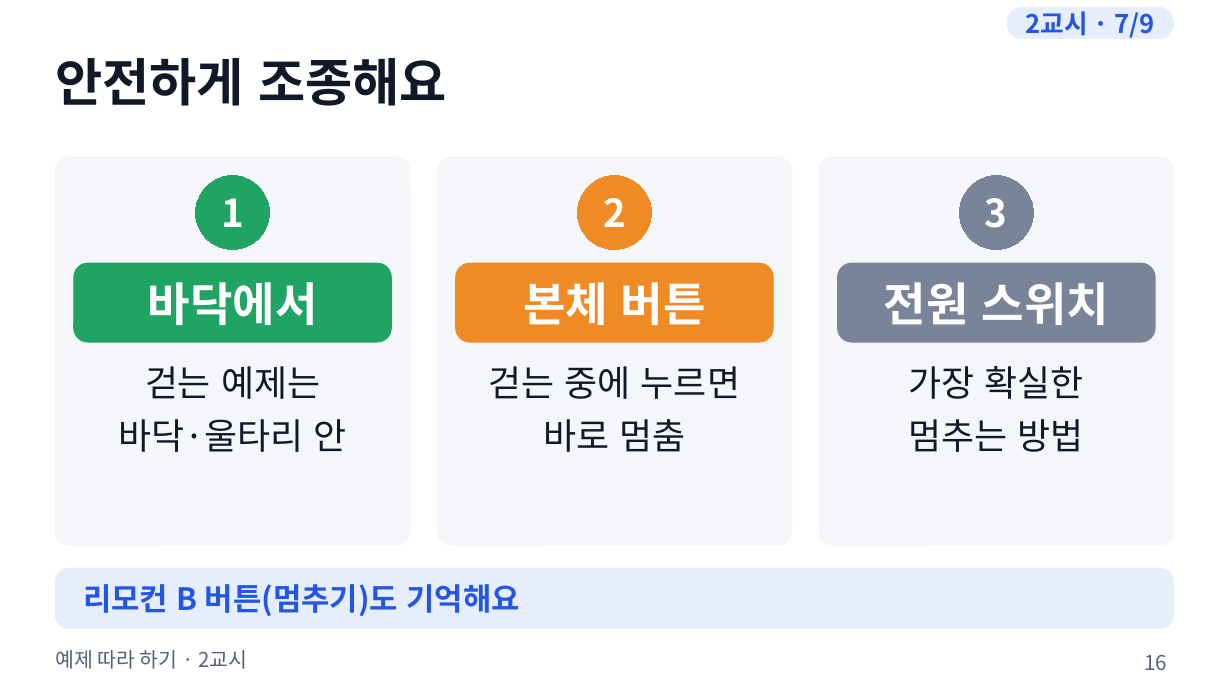
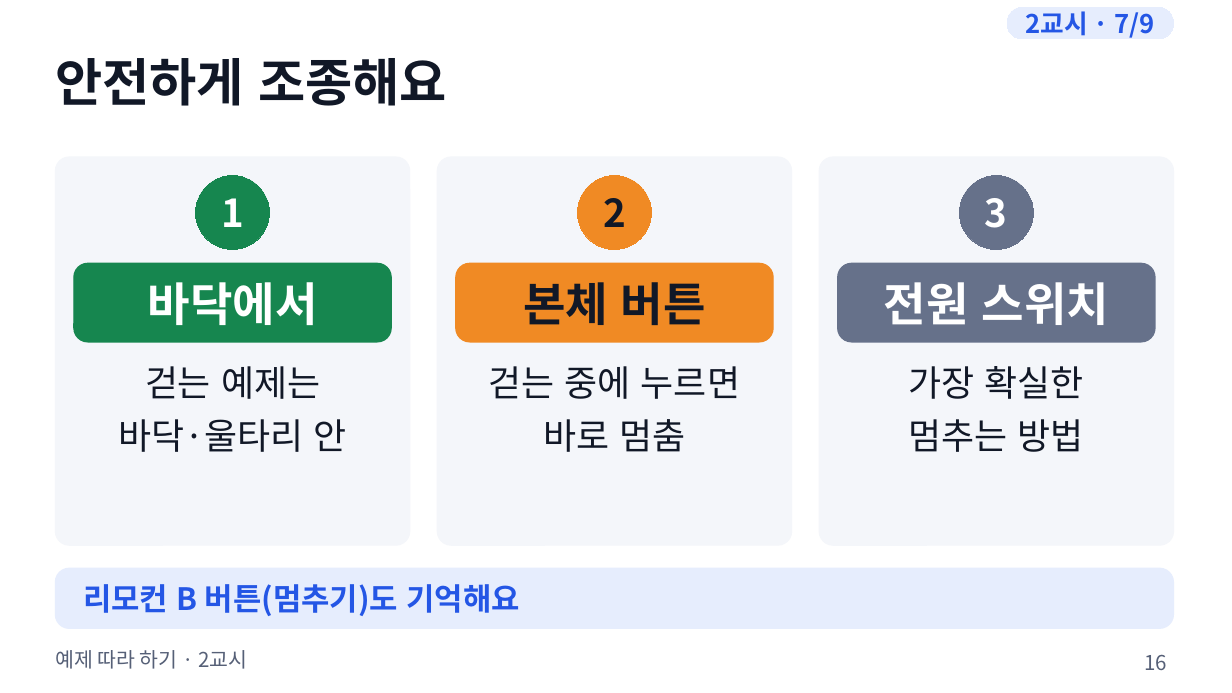
Before and after one commit to boundaryx01-uniquelife/microbit, a slide deck: slide 16 of bridge/docs/materials/예제_따라하기/예제_수업슬라이드.pptx. Drawn at 1232x693 pixels with LibreOffice and Linux fonts; fonts in the diff are those of the drawing. Boxes give left, top, right and bottom in pixels: in the first picture for what was removed or moved away, otherwise in the second. Text is boxed around its words. In the diff, an @@ line names an element or a change of style, - is before the commit and + after.

```diff
--- a/bridge/docs/materials/예제_따라하기/예제_수업슬라이드.pptx
+++ b/bridge/docs/materials/예제_따라하기/예제_수업슬라이드.pptx
@@ ellipse "1" at [196,176,270,250]: fill #1FA463 to #16864F; outline #1FA463 0.75 pt to #16864F 0.75 pt @@
@@ ellipse "2" at [578,176,652,250]: text colour #FFFFFF to #111827 @@
@@ ellipse "3" at [959,176,1033,250]: fill #7A8499 to #66718A; outline #7A8499 0.75 pt to #66718A 0.75 pt @@
@@ rounded rectangle at [74,263,391,342]: fill #1FA463 to #16864F; outline #1FA463 1 pt to #16864F 1 pt @@
@@ text "본체 버튼" at [523,282,706,325]: text colour #FFFFFF to #111827 @@
@@ rounded rectangle at [838,263,1155,342]: fill #7A8499 to #66718A; outline #7A8499 1 pt to #66718A 1 pt @@
```
Also in this commit, not shown: 13 other slides changed, 12 other files.
